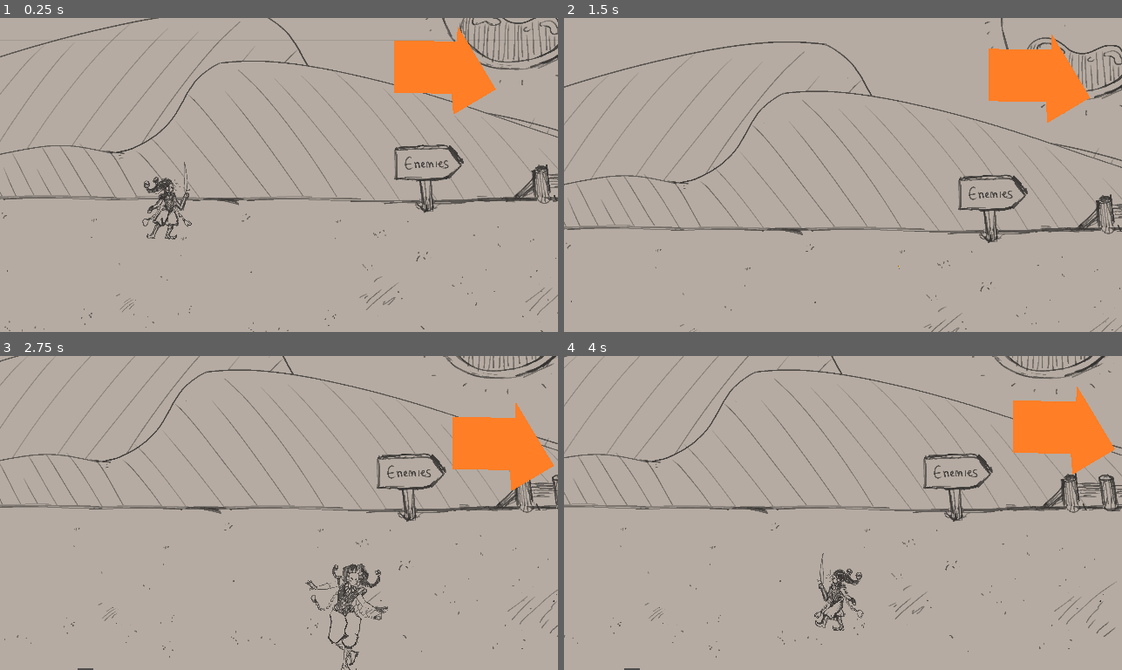
Above: before the commit, frames 1-4 (two rows, left to right).
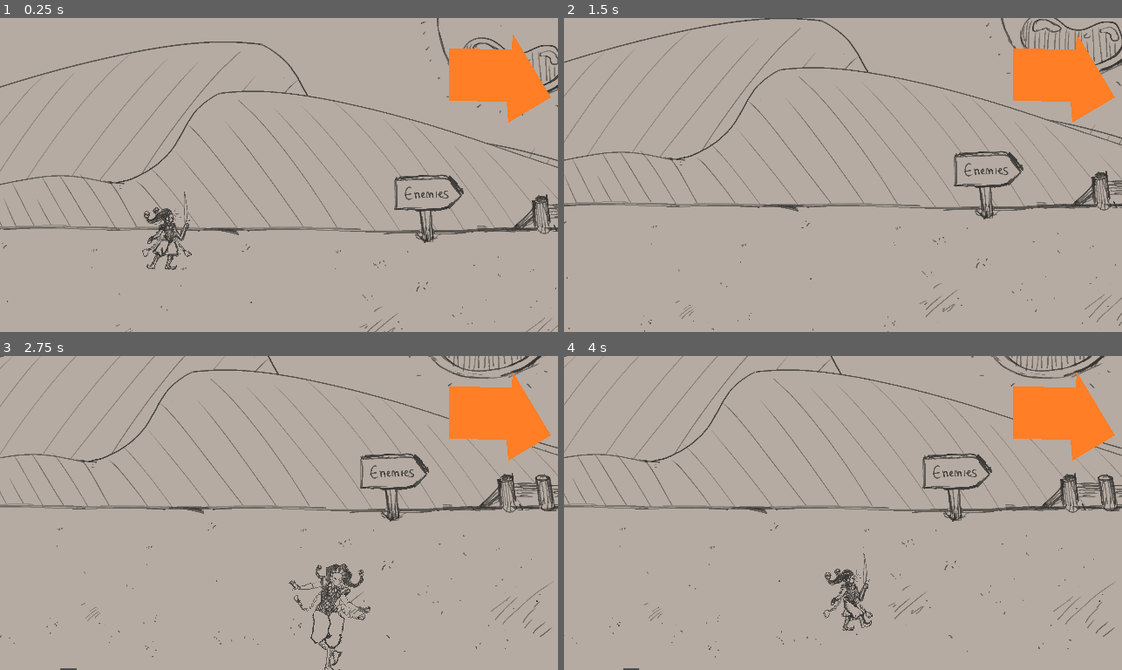
Above: after the commit, the same moments.

Repository: danielday-dev/UOP-GGJ-2024
Game: Godot game, scene res://Scenes/Stage1.tscn
Same seed, same stepped clock (60 frames per second), same inputs: the game is played once before the commit and once after it.
Inputs:
- Up to frame 1 (0.25 s): no input
- Up to frame 2 (1.5 s): hold D (move_right) 0.53-1.28 s; hold U (attack1) 0.53-1.28 s; hold S (move_down) from 1.28 s (still down); tap I (attack2) at 1.35 s
- Up to frame 3 (2.75 s): release S (move_down) at 2.03 s; hold D (move_right) from 2.03 s (still down); hold K (beans) from 2.03 s (still down)
- Up to frame 4 (4 s): release D (move_right) at 2.78 s; release K (beans) at 2.78 s; hold W (move_up) 2.78-3.53 s; tap J (dodge) at 2.85 s; hold A (move_left) from 3.53 s (still down); hold U (attack1) from 3.53 s (still down)

The runs differ from the first frame. In frame 1, 14% of the frame differs, in the area x 0-100%, y 0-100%; in frame 2, 11%; in frame 3, 11%; in frame 4, 5.5%.

Commit message:
added waves and stage scroll limits for fighting areas

Diff:
--- a/Prefabs/WaveBoundary.tscn
+++ b/Prefabs/WaveBoundary.tscn
@@ -3,7 +3,7 @@
 [ext_resource type="Script" path="res://Source/WaveBoundary.gd" id="1_jrhp4"]
 
 [sub_resource type="RectangleShape2D" id="RectangleShape2D_8akpb"]
-size = Vector2(238, 143)
+size = Vector2(238, 503)
 
 [node name="WaveBoundary" type="Area2D"]
 collision_layer = 0
@@ -11,7 +11,6 @@
 script = ExtResource("1_jrhp4")
 
 [node name="CollisionShape2D" type="CollisionShape2D" parent="."]
-position = Vector2(462, 97)
 shape = SubResource("RectangleShape2D_8akpb")
 
 [node name="mobSpawnTimer" type="Timer" parent="."]
--- a/Scenes/Stage1.tscn
+++ b/Scenes/Stage1.tscn
@@ -81,10 +81,12 @@
 position = Vector2(257, 245)
 rotation = 3.14159
 shape = SubResource("WorldBoundaryShape2D_1p385")
+one_way_collision = true
 
 [node name="Lower Boundary" type="CollisionShape2D" parent="Environment"]
 position = Vector2(256, 427.7)
 shape = SubResource("WorldBoundaryShape2D_1p385")
+one_way_collision = true
 
 [node name="Background" type="Sprite2D" parent="Environment" node_paths=PackedStringArray("followTarget")]
 z_index = -2
@@ -130,7 +132,6 @@
 [node name="Tree" type="CollisionShape2D" parent="Environment/Stage1/Colliders"]
 position = Vector2(764, 238)
 rotation = 0.785398
-scale = Vector2(1, 1)
 shape = SubResource("RectangleShape2D_61v6l")
 
 [node name="Stage2" type="Node2D" parent="Environment"]
@@ -182,7 +183,6 @@
 [node name="Sign" type="CollisionShape2D" parent="Environment/Stage3/Colliders"]
 position = Vector2(117.1, 224)
 rotation = 0.785398
-scale = Vector2(1, 1)
 shape = SubResource("RectangleShape2D_61v6l")
 
 [node name="StageCenter" type="CollisionShape2D" parent="Environment/Stage3/Colliders"]
@@ -249,13 +249,12 @@
 position = Vector2(322, 239)
 limit_left = 0
 limit_top = 0
+limit_right = 759
 limit_bottom = 428
-position_smoothing_enabled = true
 position_smoothing_speed = 10.0
 script = ExtResource("3_lx5w6")
 followTarget = NodePath("../Player")
 followOffset = Vector2(0, -120)
-followStrength = 2.5
 
 [node name="GIANTORANGEARROW" type="Polygon2D" parent="Camera"]
 position = Vector2(262, -60)
@@ -265,44 +264,81 @@
 [node name="ArrowTimer" type="Timer" parent="Camera/GIANTORANGEARROW"]
 autostart = true
 
-[node name="Bounds" type="Area2D" parent="Camera"]
+[node name="Bounds" type="StaticBody2D" parent="Camera"]
 position = Vector2(-572, 209)
-collision_layer = 8388608
+collision_layer = 8388609
 collision_mask = 8388608
 
 [node name="LeftBoundary" type="CollisionShape2D" parent="Camera/Bounds"]
 position = Vector2(250, -109)
 rotation = 1.5708
 shape = SubResource("WorldBoundaryShape2D_1p385")
+one_way_collision = true
 
 [node name="RightBoundary" type="CollisionShape2D" parent="Camera/Bounds"]
 position = Vector2(892, -96)
 rotation = -1.5708
 shape = SubResource("WorldBoundaryShape2D_1p385")
-
-[node name="WaveBoundary" parent="." instance=ExtResource("5_uywg0")]
-position = Vector2(332, 548)
-
-[node name="Node2D" type="Node2D" parent="WaveBoundary"]
-
-[node name="Slime" parent="WaveBoundary/Node2D" instance=ExtResource("5_6vdjg")]
-position = Vector2(464, 122)
+one_way_collision = true
+
+[node name="Encounter1" parent="." node_paths=PackedStringArray("graveyard") instance=ExtResource("5_uywg0")]
+position = Vector2(604, 437)
+graveyard = NodePath("../Graveyard")
+cameraXLimit = 1215.9
+
+[node name="Wave1" type="Node2D" parent="Encounter1"]
+position = Vector2(5, -126)
+
+[node name="Slime" parent="Encounter1/Wave1" instance=ExtResource("5_6vdjg")]
+position = Vector2(-60, 81)
 collision_layer = 0
 
-[node name="Slime2" parent="WaveBoundary/Node2D" instance=ExtResource("5_6vdjg")]
-position = Vector2(646, 129)
+[node name="Slime2" parent="Encounter1/Wave1" instance=ExtResource("5_6vdjg")]
+position = Vector2(84, 63)
 collision_layer = 0
 
-[node name="Node2D2" type="Node2D" parent="WaveBoundary"]
-
-[node name="Slime" parent="WaveBoundary/Node2D2" instance=ExtResource("5_6vdjg")]
-position = Vector2(394, 67)
+[node name="Wave2" type="Node2D" parent="Encounter1"]
+position = Vector2(-4, -167)
+
+[node name="Slime" parent="Encounter1/Wave2" instance=ExtResource("5_6vdjg")]
+position = Vector2(-69, 40)
 collision_layer = 0
 
-[node name="Slime2" parent="WaveBoundary/Node2D2" instance=ExtResource("5_6vdjg")]
-position = Vector2(608, 79)
+[node name="Slime2" parent="Encounter1/Wave2" instance=ExtResource("5_6vdjg")]
+position = Vector2(100, 42)
 collision_layer = 0
 
+[node name="Encounter2" parent="." node_paths=PackedStringArray("graveyard") instance=ExtResource("5_uywg0")]
+position = Vector2(1060, 266)
+graveyard = NodePath("../Graveyard")
+cameraXLimit = 1631.0
+
+[node name="Wave1" type="Node2D" parent="Encounter2"]
+
+[node name="Wave2" type="Node2D" parent="Encounter2"]
+
+[node name="Encounter3" parent="." node_paths=PackedStringArray("graveyard") instance=ExtResource("5_uywg0")]
+position = Vector2(1468, 415)
+graveyard = NodePath("../Graveyard")
+cameraXLimit = 2247.0
+
+[node name="Wave1" type="Node2D" parent="Encounter3"]
+
+[node name="Encounter4" parent="." node_paths=PackedStringArray("graveyard") instance=ExtResource("5_uywg0")]
+position = Vector2(2089, 302)
+graveyard = NodePath("../Graveyard")
+cameraXLimit = 2448.0
+
+[node name="Wave1" type="Node2D" parent="Encounter4"]
+
+[node name="Wave2" type="Node2D" parent="Encounter4"]
+
+[node name="Wave3" type="Node2D" parent="Encounter4"]
+
+[node name="Graveyard" type="Node2D" parent="."]
+
 [connection signal="timeout" from="Camera/GIANTORANGEARROW/ArrowTimer" to="Camera" method="_on_arrow_timer_timeout"]
-[connection signal="body_entered" from="Camera/Bounds" to="Camera" method="_on_right_border_body_entered"]
-[connection signal="body_exited" from="Camera/Bounds" to="Camera" method="_on_right_border_body_exited"]
+[connection signal="died" from="Encounter1/Wave1/Slime" to="Encounter1" method="enemyHasDied"]
+[connection signal="died" from="Encounter1/Wave1/Slime2" to="Encounter1" method="enemyHasDied"]
+[connection signal="died" from="Encounter1/Wave2/Slime" to="Encounter1" method="enemyHasDied"]
+[connection signal="died" from="Encounter1/Wave2/Slime2" to="Encounter1" method="enemyHasDied"]
--- a/Source/Camera.gd
+++ b/Source/Camera.gd
@@ -2,8 +2,19 @@
 
 @export var followTarget : Node2D;
 @export var followOffset : Vector2 = Vector2.ZERO;
-@export_range(0.01, 10) var followStrength : float = 1;
+
+var screen_size
+
+func _ready():
+	screen_size = get_viewport_rect().size
 
 func _physics_process(delta):
 	if (followTarget):
-		position = lerp(position, followTarget.position + followOffset, followStrength * delta);
+		#position = lerp(position, followTarget.position + followOffset, followStrength * delta);
+		position = followTarget.position + followOffset
+
+		var x = zoom.x * (screen_size.x / 2);
+		position.x = clamp(position.x, limit_left + x, limit_right - x);
+
+		var y = zoom.y * (screen_size.y / 2);
+		position.y = clamp(position.y, limit_top + y, limit_bottom - y);
--- a/Source/Enemy.gd
+++ b/Source/Enemy.gd
@@ -2,6 +2,8 @@
 
 # Get the gravity from the project settings to be synced with RigidBody nodes.
 #var gravity = ProjectSettings.get_setting("physics/2d/default_gravity")
+
+signal died(body)
 
 @export var SPEED:float = 50
 @export var momentumDampening:float = 40
@@ -17,6 +19,7 @@
 	Attacking,
 	Stunned,
 	Prone,
+	Dead,
 }
 var enemyState : EnemyState = EnemyState.Grounded
 
@@ -97,3 +100,6 @@
 	if direction and shouldBeFlipped != isFlipped:
 		scale.x = -1
 		isFlipped = shouldBeFlipped
+
+func die():
+	died.emit()
--- a/Source/Parallax.gd
+++ b/Source/Parallax.gd
@@ -8,12 +8,8 @@
 func _ready():
 	followOffset = position.x;
 
+
 func _process(delta):
 	if (followTarget):
-		# Get clamped pos.
-		var t = followTarget.position;
-		var x = followTarget.zoom.x * (640 / 2);
-		t.x = clamp(t.x, followTarget.limit_left + x, followTarget.limit_right - x);
-
 		# Move to pos.
-		position.x = (t.x * followRate) + followOffset
+		position.x = (followTarget.position.x * followRate) + followOffset
--- a/Source/Player.gd
+++ b/Source/Player.gd
@@ -62,6 +62,7 @@
 				attackType = AttackType.Beans
 			elif jump:
 				playerState = PlayerState.Airborne
+			changeDirection(movement)
 		PlayerState.Airborne:
 			pass
 		PlayerState.Dodging:
@@ -97,7 +98,7 @@
 	else:
 		velocity = velocity.move_toward(Vector2.ZERO, SPEED * delta * momentumDampening)
 
-	changeDirection(movement)
+
 
 	move_and_slide()
 
--- a/Source/WaveBoundary.gd
+++ b/Source/WaveBoundary.gd
@@ -1,4 +1,14 @@
 extends Area2D
+
+
+
+@export var cameraClampLocationX : float = 0
+@export var graveyard : Node2D
+
+@export var cameraXLimit : float = 0
+
+signal limitCameraMovement(cameraXLimit)
+
 
 var children
 # Called when the node enters the scene tree for the first time.
@@ -14,6 +24,7 @@
 	pass
 
 func _on_body_entered(body):
+	limitCameraMovement.emit()
 	var tim = get_child(1)
 	tim.start()
 
@@ -23,3 +34,16 @@
 			child.set_process(true)
 			child.show()
 			break;
+
+func playerHasDefeatedEnemies():
+	limitCameraMovement.emit()
+
+func checkAllWavesClear():
+	for child in children:
+		if child.get_child_count() != 0:
+			return
+	playerHasDefeatedEnemies()
+
+func enemyHasDied(body):
+	body.reparent(graveyard)
+	checkAllWavesClear()
